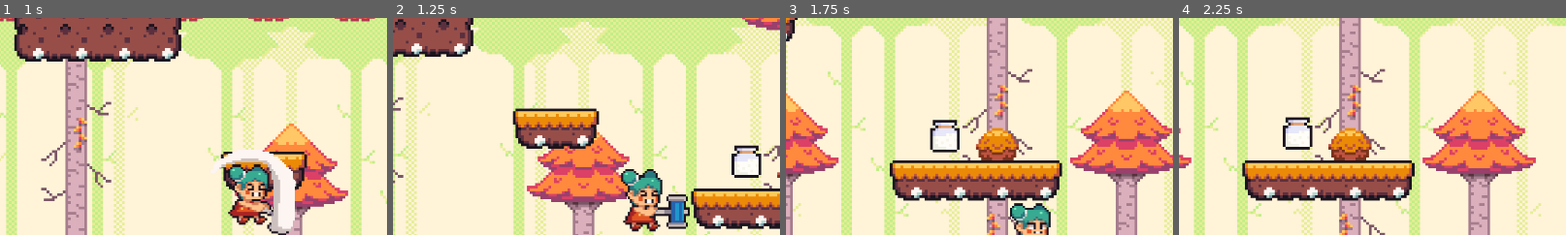
Above: before the commit, frames 1-4 (left to right).
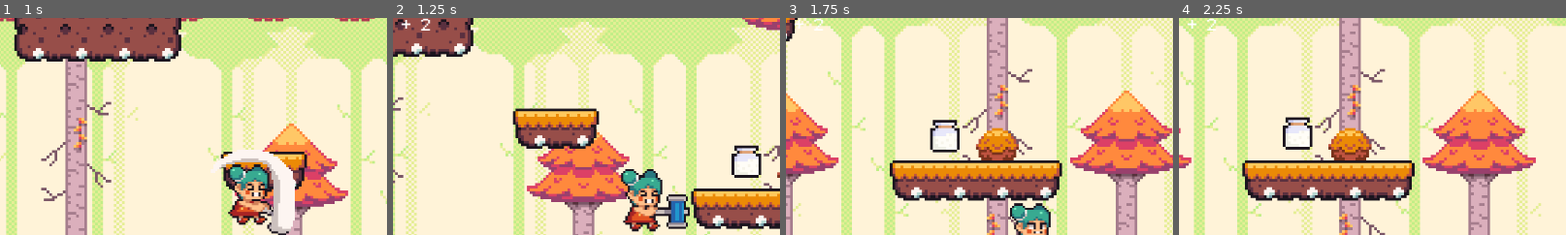
Above: after the commit, the same moments.

Repository: CakeRun/Vaerkstedsuge.github-brug-denne
Game: Godot game, scene res://level 2 (fall)/Level 2.tscn
Same seed, same stepped clock (60 frames per second), same inputs: the game is played once before the commit and once after it. This scene is started directly instead of the project's main scene.
Inputs:
- Up to frame 1 (1 s): hold D (move_right) from 0.53 s (still down); tap X (attack) at 0.6 s; tap Space (jump) at 0.77 s
- Up to frame 2 (1.25 s): keep holding D (move_right)
- Up to frame 3 (1.75 s): keep holding D (move_right); tap X (attack) at 1.35 s; tap Space (jump) at 1.52 s
- Up to frame 4 (2.25 s): release D (move_right) at 2.03 s; hold A (move_left) from 2.03 s (still down); tap E (enter) at 2.1 s
The pictures show only the part of the screen within x 18-68%, y 0-50%; the shares and areas given below are measured in that part.

Frame 1 is identical in both runs. In frame 2, 0.1% of the frame differs, in the area x 2-10%, y 0-6%; in frame 3, 0.1%; in frame 4, 0.1%.

Commit message:
Bear combat works :D
alt fungerer lige ud over, at bjørnen bliver oneshottet lige nu for some reason, ved ikke lige hvorfor??

Diff:
--- a/GoDot/Enemy 1 (worm)/Enemy 1.tscn
+++ b/GoDot/Enemy 1 (worm)/Enemy 1.tscn
@@ -39,7 +39,7 @@
 size = Vector2(24, 12)
 
 [node name="Worm" type="CharacterBody2D"]
-collision_layer = 2
+collision_mask = 8
 script = ExtResource("1_1u01h")
 
 [node name="AnimatedSprite2D" type="AnimatedSprite2D" parent="."]
@@ -65,7 +65,7 @@
 
 [node name="worm_hitbox" type="Area2D" parent="."]
 collision_layer = 4
-collision_mask = 4
+collision_mask = 12
 
 [node name="CollisionShape2D" type="CollisionShape2D" parent="worm_hitbox"]
 position = Vector2(1, 1)
--- a/GoDot/Enemy 3 (bear)/enemy_3_scene.tscn
+++ b/GoDot/Enemy 3 (bear)/enemy_3_scene.tscn
@@ -174,14 +174,15 @@
 radius = 28.1135
 height = 121.171
 
-[sub_resource type="CircleShape2D" id="CircleShape2D_kr71d"]
-radius = 9.43619
+[sub_resource type="CapsuleShape2D" id="CapsuleShape2D_mnq5j"]
+radius = 3.99668
+height = 13.256
 
 [sub_resource type="CircleShape2D" id="CircleShape2D_ffyq7"]
 radius = 15.773
 
 [node name="Enemy3Scene" type="CharacterBody2D"]
-collision_layer = 2
+collision_mask = 8
 script = ExtResource("1_73lgq")
 
 [node name="AnimatedSprite2D" type="AnimatedSprite2D" parent="."]
@@ -191,8 +192,8 @@
 
 [node name="wakeup_area" type="Area2D" parent="."]
 scale = Vector2(0.76, 0.68)
-collision_layer = 2
-collision_mask = 8
+collision_layer = 4
+collision_mask = 12
 
 [node name="wakeup_area_collisionshape" type="CollisionShape2D" parent="wakeup_area"]
 position = Vector2(1, -29)
@@ -203,8 +204,8 @@
 [node name="detection_area" type="Area2D" parent="."]
 position = Vector2(0, -10)
 scale = Vector2(2, 0.58052)
-collision_layer = 2
-collision_mask = 8
+collision_layer = 4
+collision_mask = 12
 
 [node name="detection_area_collisionshape" type="CollisionShape2D" parent="detection_area"]
 position = Vector2(2.11758e-22, -13.7185)
@@ -215,13 +216,14 @@
 [node name="attack_area" type="Area2D" parent="."]
 position = Vector2(0, 4)
 scale = Vector2(3.77189, 3.25622)
-collision_layer = 2
-collision_mask = 8
+collision_layer = 4
+collision_mask = 12
 
 [node name="attack_area_collisionshape" type="CollisionShape2D" parent="attack_area"]
-position = Vector2(-0.530238, -5.52788)
+position = Vector2(0.265119, -5.22078)
+rotation = 1.5708
 scale = Vector2(0.922078, 1)
-shape = SubResource("CircleShape2D_kr71d")
+shape = SubResource("CapsuleShape2D_mnq5j")
 
 [node name="CollisionShape2D" type="CollisionShape2D" parent="."]
 position = Vector2(-1.19209e-07, -7)
--- a/GoDot/Enemy 3 (bear)/enemy_3_script.gd
+++ b/GoDot/Enemy 3 (bear)/enemy_3_script.gd
@@ -2,26 +2,33 @@
 
 @onready var bear = $AnimatedSprite2D
 @onready var player = %Player
+@onready var game_manager = %GameManager
+
 
 var speed = 200
-var bear_status = "sleeping"
+var bear_status = "sleeping" #sætter bear til at sove til start
+var health = 2
+var attack_cooldown = false
+
+func enemy():
+	pass
 
 func _physics_process(delta):
 	#collision boy yderst
-	print (bear_status)
+	deal_with_damage()
 
 	if bear_status == "sleeping":
 		bear.play("sleeping")
 
 	elif bear_status == "wakeup":
-		bear_status=""
+		bear_status = ""
 		bear.play("waking_up")
 		await get_tree().create_timer(1).timeout
 		bear.play("idle")
 
 
 	elif bear_status == "fall_asleep":
-		bear_status=""
+		bear_status = ""
 		bear.play("falling_asleep")
 		await get_tree().create_timer(1).timeout
 		bear.play("sleeping")
@@ -51,8 +58,14 @@
 	elif bear_status == "attack":
 		var t = randf_range(0,1)
 		if t<=0.05 : #5% change for at der angribes
+			GameManager.enemy_type = "Bear"
+			GameManager.enemy_attack = true
 			bear.play("attack")
-			await get_tree().create_timer(1).timeout
+			attack_cooldown = true
+			await get_tree().create_timer(0.02).timeout
+			GameManager.enemy_attack = false
+			await get_tree().create_timer(1.2).timeout
+			attack_cooldown = false
 
 func _on_detection_area_body_entered(player):
 	if bear_status=="":
@@ -70,7 +83,18 @@
 	bear_status = "fall_asleep"
 
 func _on_attack_area_body_entered(player):
-	bear_status = "attack"
+	if attack_cooldown == false:
+		bear_status = "attack"
 
 func _on_attack_area_body_exited(player):
 	bear_status = "chase"
+
+func deal_with_damage():
+	if GameManager.player_current_attack == true:
+		health = health - 1
+		await get_tree().create_timer(0.5).timeout
+		print("enemy health - 1")
+		if health <= 0:
+			GameManager.enemy_type = "Bear"
+			game_manager.add_extra_point()
+			self.queue_free()
--- a/GoDot/Player/Player.tscn
+++ b/GoDot/Player/Player.tscn
@@ -220,7 +220,7 @@
 
 [node name="PlayerHitbox" type="Area2D" parent="."]
 collision_layer = 4
-collision_mask = 4
+collision_mask = 5
 
 [node name="CollisionShape2D" type="CollisionShape2D" parent="PlayerHitbox"]
 position = Vector2(-2, -14)
Not shown: 2 places in GoDot/Level 1 (green)/Level 1.tscn that only renumber resources
Not shown: 1 places in GoDot/level 2 (fall)/Level 2.tscn that only renumber resources
Not shown: 1 places in GoDot/level 3 (winter)/level_3.tscn that only renumber resources
Not shown: 1 places in GoDot/main scene (start)/main.tscn that only renumber resources
